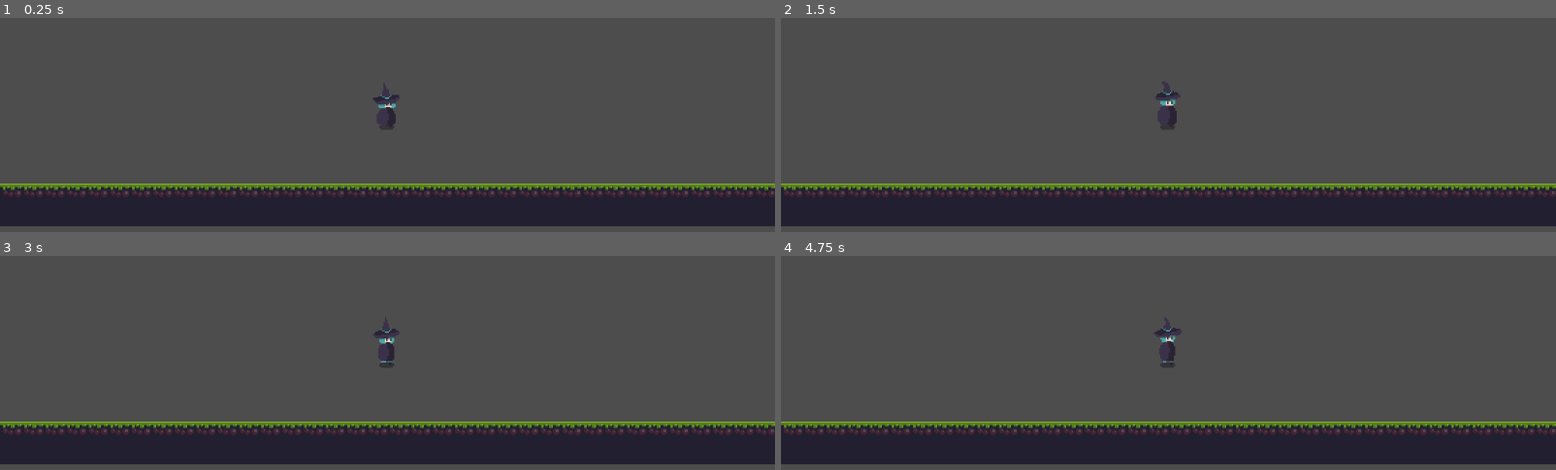
Above: before the commit, frames 1-4 (two rows, left to right).
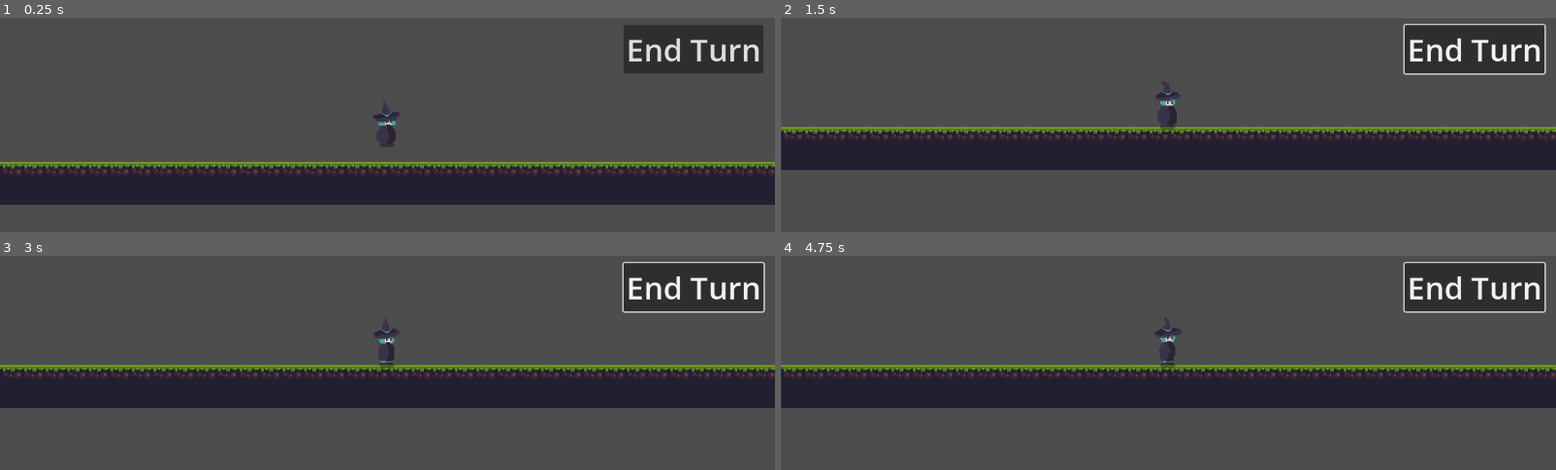
Above: after the commit, the same moments.

Repository: G30TR1X/NUSFintechSummit
Game: Godot game, scene res://Scene/GameWorld.tscn
The game is run twice, just before and just after one commit, with the same random seed, the same clock (stepped at 60 frames per second) and the same inputs.
Inputs (mouse positions are in pixels of both pictures, inside the frame that each line leads up to):
- Up to frame 1 (0.25 s): no input
- Up to frame 2 (1.5 s): click (1470, 50) at 0.5 s, where only the run after the commit has a clickable "End Turn"; tap Enter at 1.25 s; move the mouse to (1339, 84) at 1.27 s; hold D (moveRight) from 1.28 s (still down); tap Space (jump) at 1.35 s; click (1339, 84) at 1.42 s
- Up to frame 3 (3 s): tap Space (jump) at 1.52, 1.82, 2.75, 2.85 s; release D (moveRight) at 2 s; drag from (232, 365) to (348, 431) at 2.02 s; move the mouse to (outside the picture) at 2.77 s; hold A (moveLeft) from 2.78 s (still down)
- Up to frame 4 (4.75 s): release A (moveLeft) at 3.5 s; drag from (1129, 431) to (936, 277) at 3.52 s; tap Enter at 4.25 s; move the mouse to (1401, 407) at 4.27 s; hold D (moveRight) from 4.28 s (still down); tap Space (jump) at 4.35, 4.52 s

The runs differ from the first frame. In frame 1, 28% of the frame differs, in the area x 0-100%, y 3-98%; in frame 2, 44%, in the area x 0-100%, y 2-98%; in frame 3, 44%; in frame 4, 44%.
Error before the commit: Invalid operands 'bool' and 'int' in operator '=='. (res://Scripts/player_preview.gd:44)

Commit message:
shit that i did before sleeping

Diff:
--- a/Character/player_preview.tscn
+++ b/Character/player_preview.tscn
@@ -1,6 +1,6 @@
 [gd_scene load_steps=20 format=3 uid="uid://cv5elqj50afg"]
 
-[ext_resource type="Script" path="res://Scripts/player_preview.gd" id="1_pk3sj"]
+[ext_resource type="Script" path="res://Scripts/player.gd" id="1_pk3sj"]
 [ext_resource type="Texture2D" uid="uid://e7i0f27ioevl" path="res://Assets/Blue_witch/B_witch_idle.png" id="2_xjdus"]
 [ext_resource type="Texture2D" uid="uid://cdejcoqids5u3" path="res://Assets/Blue_witch/B_witch_run.png" id="3_b5han"]
 
@@ -118,8 +118,9 @@
 "speed": 10.0
 }]
 
-[node name="PlayerPreview" type="CharacterBody2D"]
+[node name="Player" type="CharacterBody2D"]
 script = ExtResource("1_pk3sj")
+manual_move_state = true
 
 [node name="CollisionShape2D" type="CollisionShape2D" parent="."]
 position = Vector2(-0.875002, -2)
@@ -130,3 +131,7 @@
 sprite_frames = SubResource("SpriteFrames_ydk8u")
 animation = &"idle"
 autoplay = "idle"
+
+[node name="Cooldown" type="Timer" parent="."]
+
+[connection signal="timeout" from="Cooldown" to="." method="_on_cooldown_timeout"]
--- a/Scene/GameWorld.tscn
+++ b/Scene/GameWorld.tscn
@@ -76,15 +76,19 @@
 tile_map_data = PackedByteArray("AADh/wAAAAABAAAAAADi/wAAAAABAAAAAADj/wAAAAABAAAAAADk/wAAAAABAAAAAADl/wAAAAABAAAAAADm/w …(1936 unchanged characters)…
 tile_set = SubResource("TileSet_m5wol")
 
-[node name="CharacterBody2D" parent="." instance=ExtResource("3_la7ic")]
+[node name="Player" parent="." instance=ExtResource("3_la7ic")]
 position = Vector2(-1, -58)
+manual_move_state = false
 
-[node name="RemoteTransform2D" type="RemoteTransform2D" parent="CharacterBody2D"]
+[node name="RemoteTransform2D" type="RemoteTransform2D" parent="Player"]
 remote_path = NodePath("../../Camera2D")
 
 [node name="Camera2D" type="Camera2D" parent="."]
 position = Vector2(-1, -58)
 zoom = Vector2(2, 2)
 position_smoothing_enabled = true
+position_smoothing_speed = 10.0
 
 [node name="ActionPhaseUI" parent="." instance=ExtResource("3_05hon")]
+
+[connection signal="action_done" from="Player" to="ActionPhaseUI" method="_on_player_action_done"]
--- /dev/null
+++ b/Scene/action_phase_ui.gd
@@ -0,0 +1,14 @@
+extends CanvasLayer
+
+
+# Called when the node enters the scene tree for the first time.
+func _ready() -> void:
+	pass # Replace with function body.
+
+
+# Called every frame. 'delta' is the elapsed time since the previous frame.
+func _process(delta: float) -> void:
+	pass
+
+func _on_player_action_done() -> void:
+	pass # Replace with function body.
--- a/Scene/action_phase_ui.tscn
+++ b/Scene/action_phase_ui.tscn
@@ -1,8 +1,10 @@
-[gd_scene load_steps=2 format=3 uid="uid://cw11khwxngnrw"]
+[gd_scene load_steps=3 format=3 uid="uid://cw11khwxngnrw"]
 
+[ext_resource type="Script" path="res://Scene/action_phase_ui.gd" id="1_0hc3h"]
 [ext_resource type="Script" path="res://addons/simple_card_pile_ui/card_pile_ui.gd" id="1_5wxxw"]
 
 [node name="ActionPhaseUI" type="CanvasLayer"]
+script = ExtResource("1_0hc3h")
 
 [node name="CardPileUI" type="Control" parent="."]
 layout_mode = 3
@@ -10,3 +12,11 @@
 offset_right = 40.0
 offset_bottom = 40.0
 script = ExtResource("1_5wxxw")
+
+[node name="EndTurnButton" type="Button" parent="."]
+offset_left = 927.0
+offset_top = 204.0
+offset_right = 1135.0
+offset_bottom = 276.0
+theme_override_font_sizes/font_size = 46
+text = "End Turn"
--- a/Scripts/player.gd
+++ b/Scripts/player.gd
@@ -1,15 +1,68 @@
-extends RigidBody2D
+extends CharacterBody2D
 
 @onready var animated_sprite_2d: AnimatedSprite2D = $AnimatedSprite2D
+@onready var cooldown_timer: Timer = $Cooldown
+signal action_done
 
-const SPEED = 100.0
-const JUMP_VELOCITY = -300.0
+const SPEED = 200.0
+const JUMP_VELOCITY = -400.0
 
-# Called when the node enters the scene tree for the first time.
-func _ready() -> void:
-	pass # Replace with function body.
+@export var manual_move_state = false
 
+var exit_state = 0
+# 0 = do nothing (end turn)
 
-# Called every frame. 'delta' is the elapsed time since the previous frame.
+var current_loop = Callable()
+
+func manual_move() -> void:
+	# Handle jump.
+	if Input.is_action_just_pressed("jump") and is_on_floor():
+		velocity.y = JUMP_VELOCITY
+
+	# Get the input direction and handle the movement/deceleration.
+	var direction := Input.get_axis("moveLeft", "moveRight")
+
+	# Change character direction
+	if direction > 0:
+		animated_sprite_2d.flip_h = false
+	elif direction < 0:
+		animated_sprite_2d.flip_h = true
+
+	# Animation Change
+	if is_on_floor():
+		if direction == 0:
+			animated_sprite_2d.play("idle")
+		else:
+			animated_sprite_2d.play("run")
+
+	if direction:
+		velocity.x = direction * SPEED
+	else:
+		velocity.x = move_toward(velocity.x, 0, SPEED)
+
+func manual_move_callback() -> void:
+	manual_move_state = true
+	current_loop = Callable()
+
 func _process(delta: float) -> void:
 	pass
+
+func _physics_process(delta: float) -> void:
+	# Add the gravity.
+	if not is_on_floor():
+		velocity += get_gravity() * delta
+
+	if current_loop.is_valid():
+		current_loop.call()
+
+	if manual_move_state:
+		manual_move()
+
+	move_and_slide()
+
+func _on_cooldown_timeout() -> void:
+	match exit_state:
+		0:
+			action_done.emit()
+		_:
+			action_done.emit()
--- a/Scripts/player_preview.gd
+++ /dev/null
@@ -1,47 +0,0 @@
-extends CharacterBody2D
-
-@onready var animated_sprite_2d: AnimatedSprite2D = $AnimatedSprite2D
-
-const SPEED = 200.0
-const JUMP_VELOCITY = -400.0
-
-@export var manual_move_state = false
-
-func manual_move() -> void:
-	# Handle jump.
-	if Input.is_action_just_pressed("jump") and is_on_floor():
-		velocity.y = JUMP_VELOCITY
-
-	# Get the input direction and handle the movement/deceleration.
-	var direction := Input.get_axis("moveLeft", "moveRight")
-
-	# Change character direction
-	if direction > 0:
-		animated_sprite_2d.flip_h = false
-	elif direction < 0:
-		animated_sprite_2d.flip_h = true
-
-	# Animation Change
-	if is_on_floor():
-		if direction == 0:
-			animated_sprite_2d.play("idle")
-		else:
-			animated_sprite_2d.play("run")
-
-	if direction:
-		velocity.x = direction * SPEED
-	else:
-		velocity.x = move_toward(velocity.x, 0, SPEED)
-
-func _process(delta: float) -> void:
-	pass
-
-func _physics_process(delta: float) -> void:
-	# Add the gravity.
-	if not is_on_floor():
-		velocity += get_gravity() * delta
-
-	if manual_move_state == 0:
-		manual_move()
-
-	move_and_slide()
